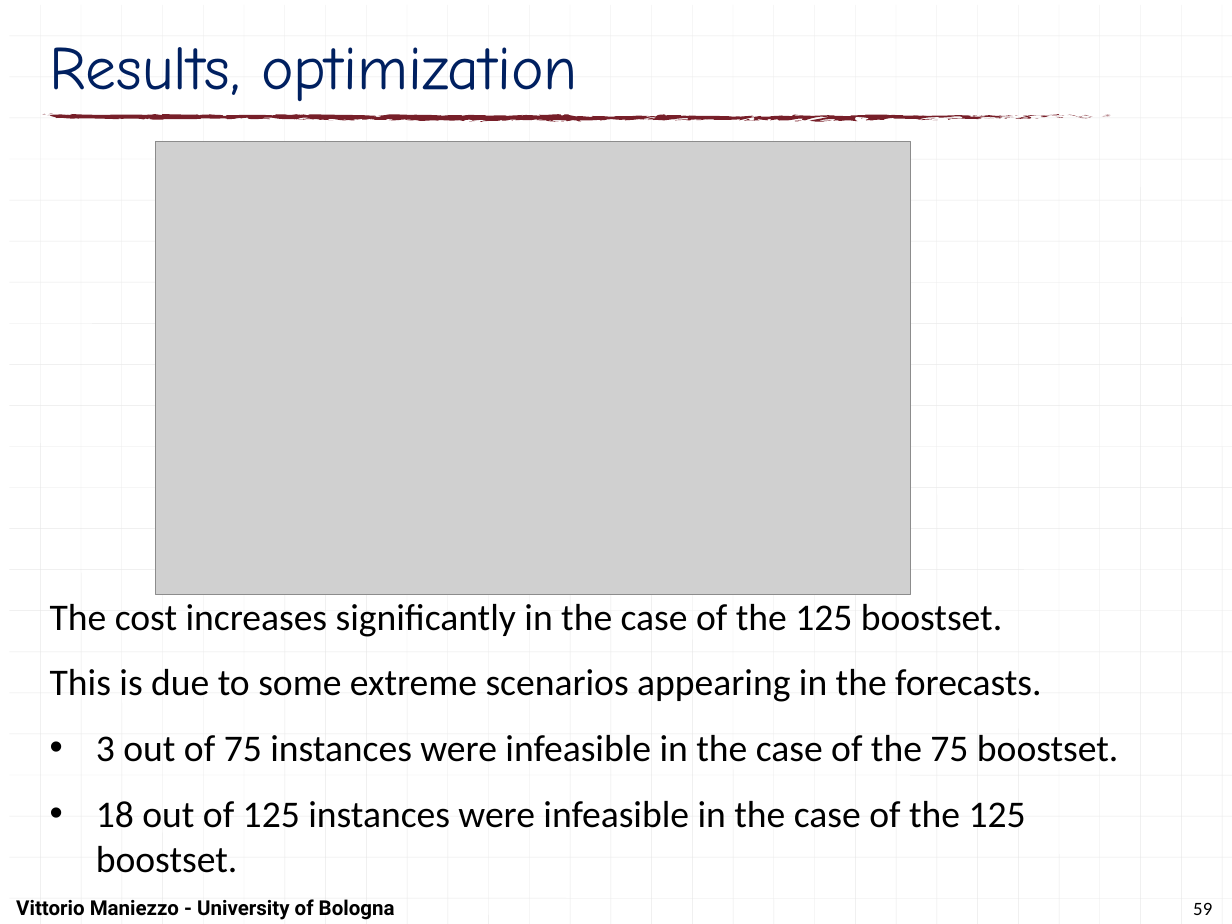
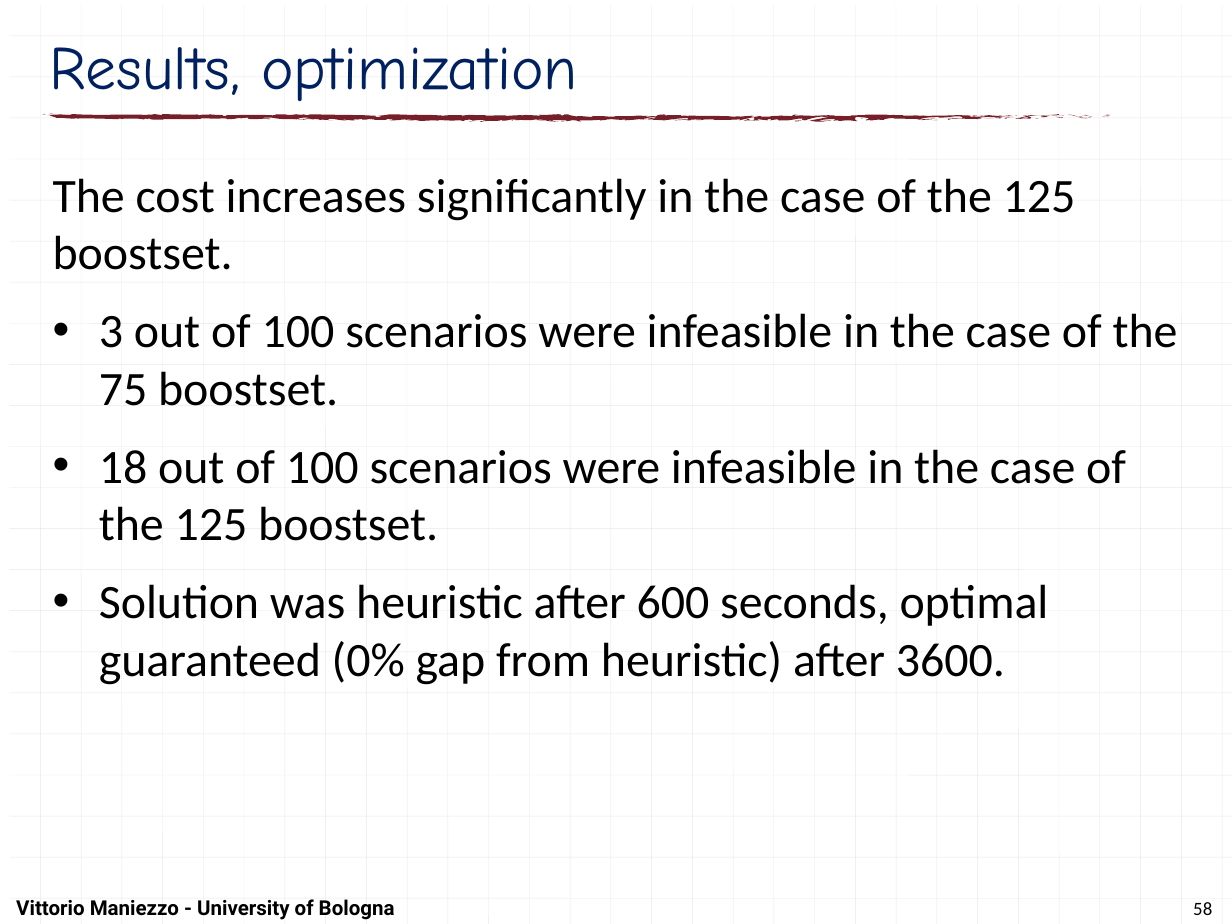
Before and after one commit to maniezzo/GDOforecast, a slide deck: slide 58 of doc/Schedulingseminar/schedulingSeminarXdock.pptx (slide 59 before the commit). Drawn at 1232x924 pixels with LibreOffice and Linux fonts; fonts in the diff are those of the drawing; grey boxes stand for pictures. Boxes give left, top, right and bottom in pixels: in the first picture for what was removed or moved away, otherwise in the second. Text is boxed around its words. In the diff, an @@ line names an element or a change of style, - is before the commit and + after.

```diff
--- a/doc/Schedulingseminar/schedulingSeminarXdock.pptx
+++ b/doc/Schedulingseminar/schedulingSeminarXdock.pptx
@@ picture removed at (156, 142, 912, 595) @@
@@ text "The cost increases significantly in ...": place and size @@
-text "The cost increases significantly in ..." at (50, 604, 1118, 873)
+text "The cost increases significantly in ..." at (53, 178, 1178, 685)
@@ text at (53, 178, 1076, 270): size 22 to 28 pt in "The cost increases significantly in the case ..." @@
@@ text at (99, 313, 1178, 685): text changed; size 22 to 28 pt @@
-This is due to some extreme scenarios appearing in the forecasts.
-• 3 out of 75 instances were infeasible in the case of the 75 boostset.
-• 18 out of 125 instances were infeasible in the case of the 125 boostset.
+• 3 out of 100 scenarios were infeasible in the case of the 75 boostset.
+• 18 out of 100 scenarios were infeasible in the case of the 125 boostset.
+• Solution was heuristic after 600 seconds, optimal guaranteed (0% gap from heuristic) after 3600.
@@ page number at (1193, 902, 1212, 915): text changed @@
-59
+58
```
Also in this commit, not shown: 13 other slides changed, 2 slides added, 3 slides removed.
